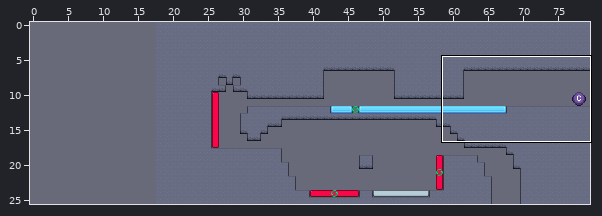
An edit to a level. LDtk project, Assets/Game/World/map.ldtk. The first picture is a wide view before the edit; the outline marks the close-up.
Close-up. Earlier state:
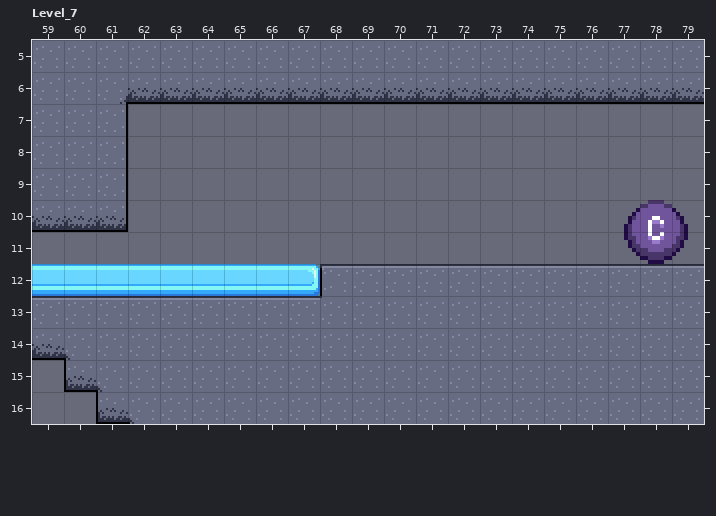
Cells are 16x16 px. Shown: Level_7 x 59..79, y 5..16. The commit also changed other parts of the map, which this record leaves out. The old version is drawn lined up with the new one.
After the commit:
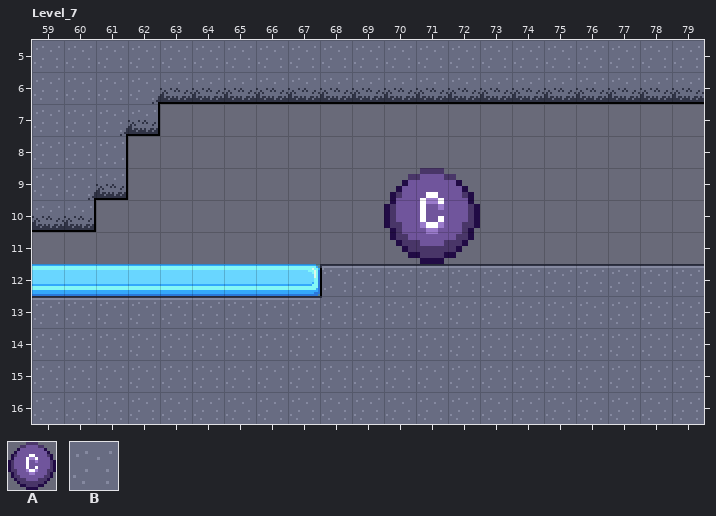
Key: from "BasicTileset": A 16; from "Roles": B 1 "Foundation".
_ is an empty cell.
Objects are placed by their top-left corner, in cells (3,4 is the top-left corner of cell 3,4); size is 1x1 cell unless given.
Diff:
map size 62x26 -> 80x21 cells (old content now starts at 18,0; both pictures use the new coordinates)
Layer "Roles":
y 7: x 62 _ -> B
y 10: x 61 B -> _
y 15: x 59 _ -> B
y 16: x 59..60 __ -> BB
Layer "Entities":
changed: A "Checkpoint" at 77.5,7 size 2x5 -> A "Checkpoint" at 70,7 size 3x5
